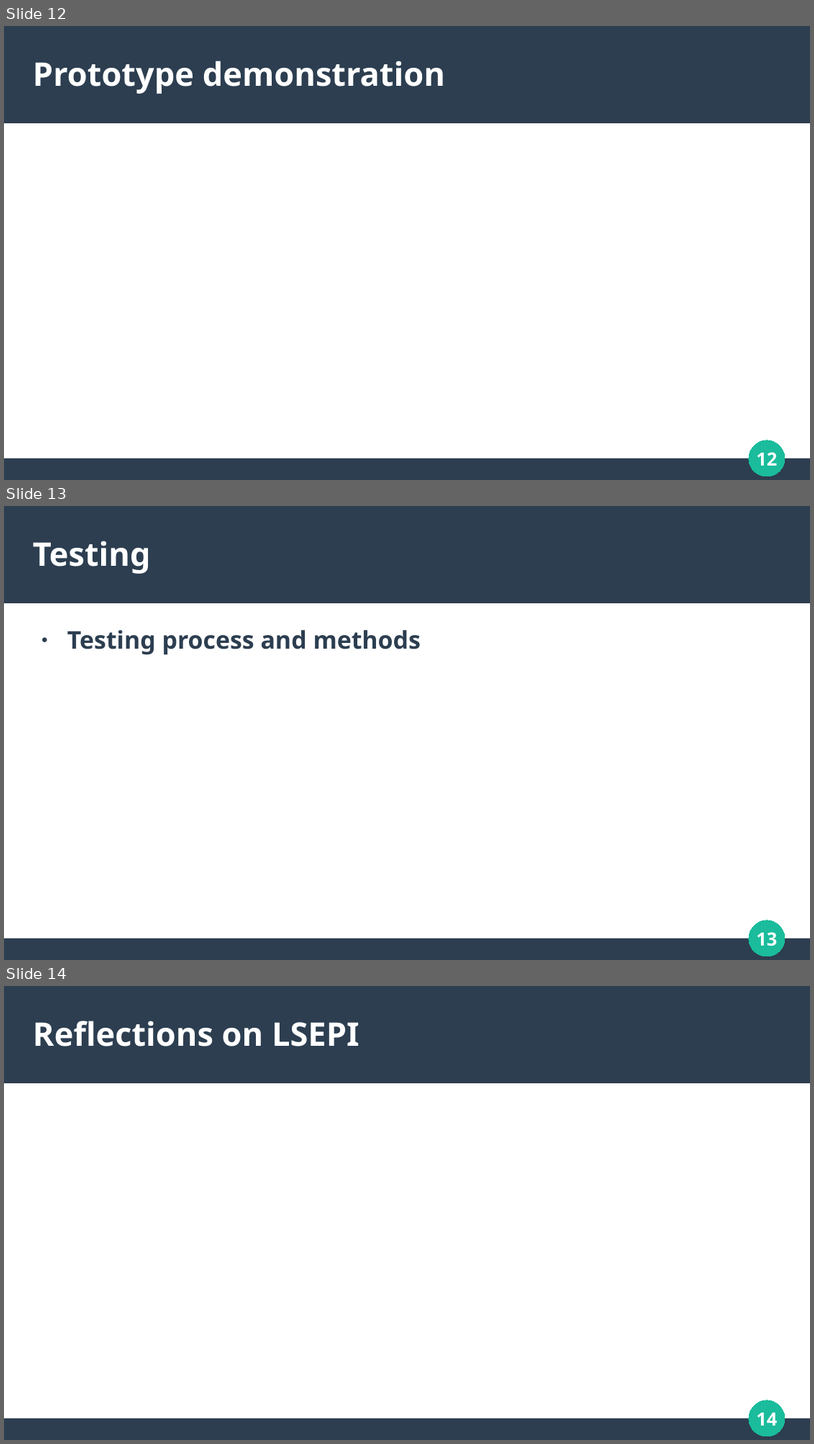
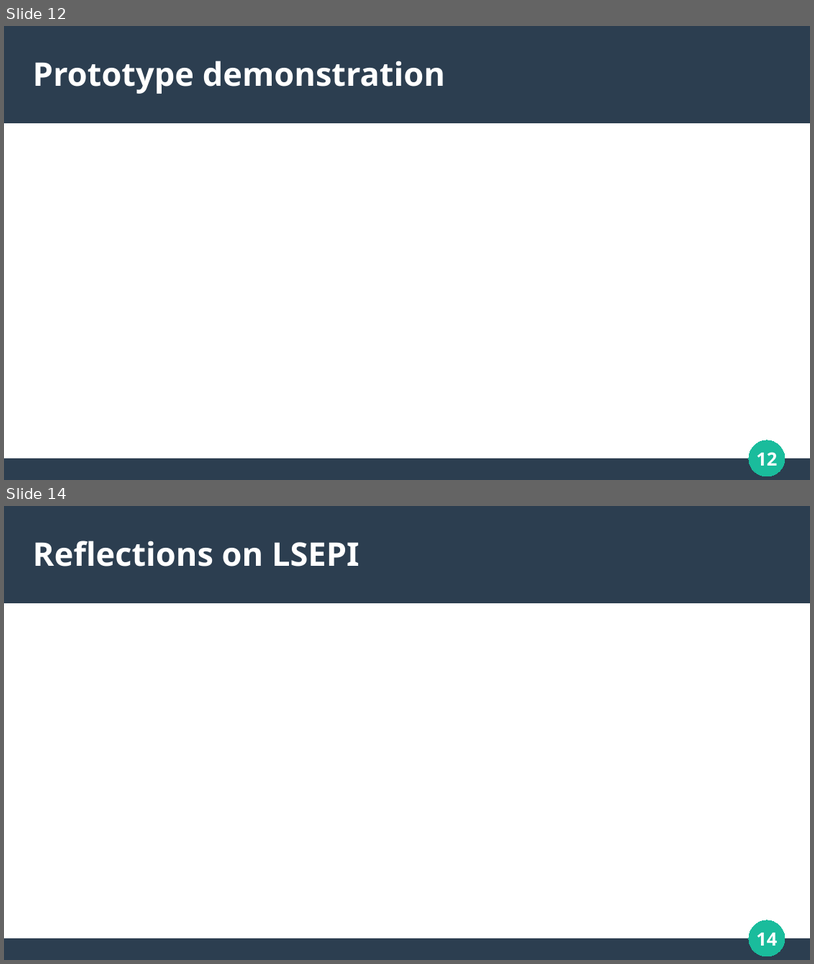
Before and after one commit to Galladite27/SHU-ASE-2025, a slide deck: documents/presentation/Presentation.odp. Shown one above the other, each under a label of ours: slides 12, 13 and 14 before the commit, slides 12 and 14 after it; the slides between them are not shown. The pictures are 814x1444 and 814x964 pixels, drawn with LibreOffice and Linux fonts; fonts in the diff are those of the drawing. Boxes give left, top, right and bottom in pixels: in the first picture for what was removed or moved away, otherwise in the second. Text is boxed around its words. In the diff, an @@ line names an element or a change of style, - is before the commit and + after.

```diff
--- a/documents/presentation/Presentation.odp
+++ b/documents/presentation/Presentation.odp
@@ slide 13 removed at <box>4,506,810,960</box>, background #FFFFFF; not listed: 3 template elements that a slide beside it also shows @@
@@ title removed at <box>33,541,151,574</box> @@
-Testing
@@ text removed at <box>67,630,421,654</box> @@
-● Testing process and methods
@@ page number removed at <box>756,932,777,946</box> @@
-13
```
Also in this commit, not shown: 1 slide changed, 1 slide added, 2 other files.
